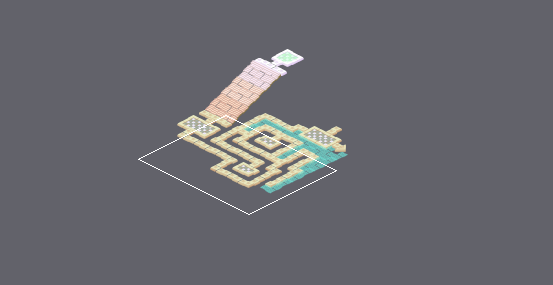
One commit to this Tiled map: areas/SecretArea3.tmx. The first picture is a wide view before the edit; the outline marks the close-up.
Close-up. First the earlier version:
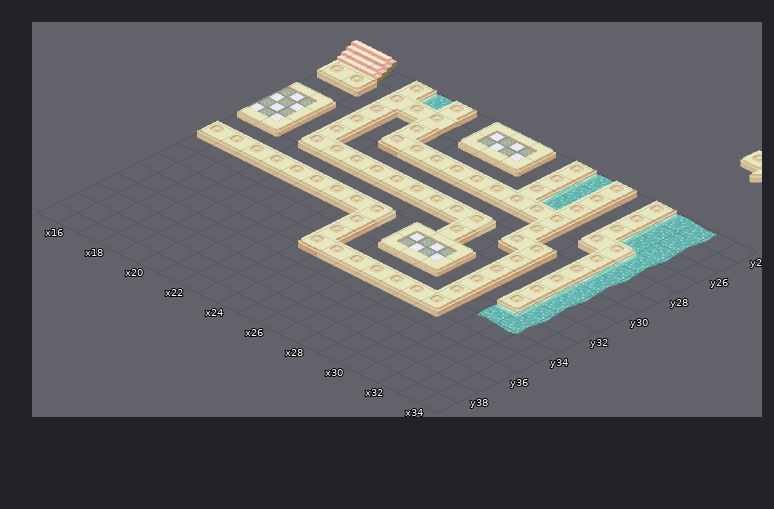
Cells are 64x32 px. Isometric: x runs down to the right, y down to the left. Shown: x 15..34, y 24..39. The commit also changed other parts of the map, which this record leaves out.
The result:
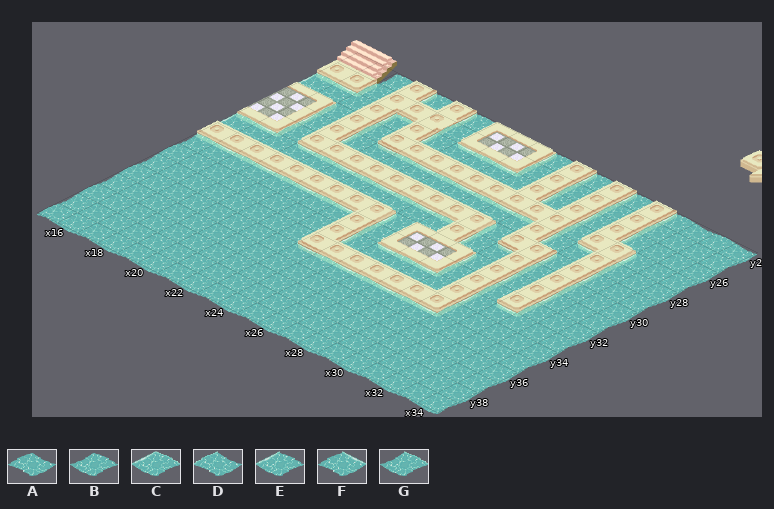
Key: from "WaterTilesV2": A 0, B 1, C 10, D 18, E 19, F 27, G 28.
_ is an empty cell.
Changes in this commit:
Layer "Tile Layer 1":
y 24: x 17 _ -> B; x 21 _ -> E; x 25 _ -> E; x 29 _ -> E; x 33..34 __ -> BA
y 25: x 17 _ -> D; x 21 _ -> D; x 25 _ -> D; x 29 _ -> D; x 33..34 __ -> AB
y 26: x 15..17 ___ -> CFB; x 19 _ -> E; x 21..25 _____ -> EFGFB; x 29 _ -> E; x 33..34 __ -> BA
y 27: x 17 _ -> D; x 19 _ -> D; x 29 _ -> D; x 33..34 __ -> AB
y 28: x 17 _ -> E; x 19..27 _________ -> EFGFGFGFG; x 29..30 __ -> EF; x 33..34 __ -> BA
y 29: x 17 _ -> D; x 27 _ -> D; x 30 _ -> E; x 33..34 __ -> AB
y 30: x 15..25 ___________ -> CFBFGFGFGFG; x 27..28 __ -> EF; x 30 _ -> D; x 33..34 __ -> BA
y 31: x 24 _ -> E; x 28 _ -> E; x 30 _ -> E; x 33..34 __ -> AB
y 32: x 15..22 ________ -> GFGFGFGF; x 24 _ -> D; x 28 _ -> D; x 30 _ -> D; x 33..34 __ -> BA
y 33: x 15..22 ________ -> ABABABAB; x 24..28 _____ -> EFGFB; x 30 _ -> E; x 33..34 __ -> AB
y 34: x 15..22 ________ -> BABABABA; x 30..34 _____ -> DBABA
y 35: x 15..34 ____________________ -> ABABABABFGFGFGFBABAB
y 36: x 15..34 ____________________ -> BABABABABABABABABABA
y 37: x 15..34 ____________________ -> ABABABABABABABABABAB
y 38: x 15..34 ____________________ -> BABABABABABABABABABA
y 39: x 15..34 ____________________ -> ABABABABABABABABABAB
